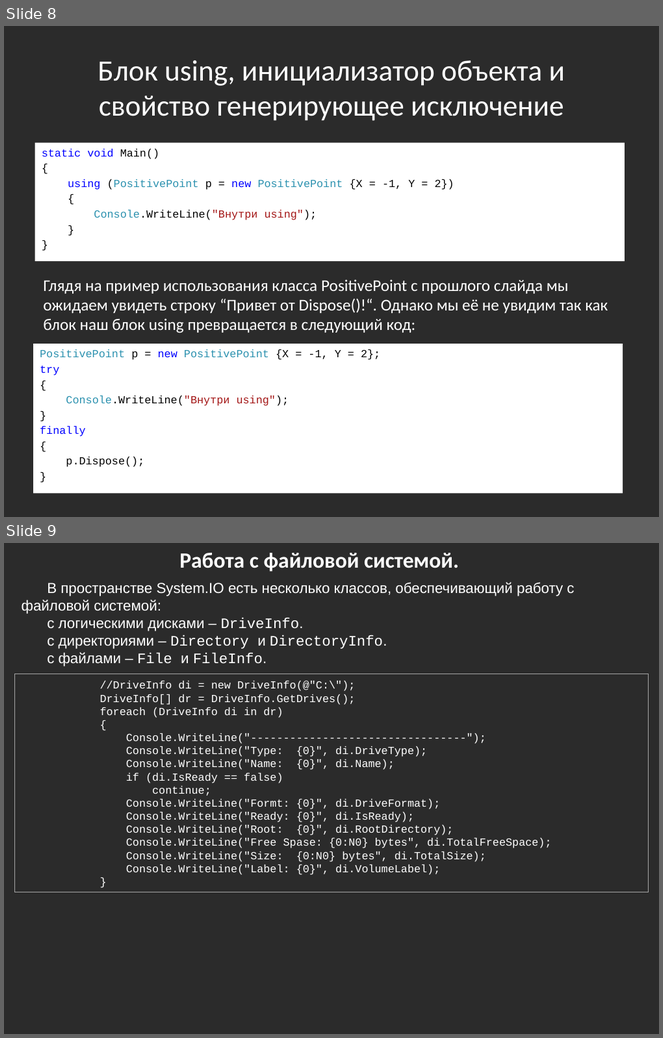
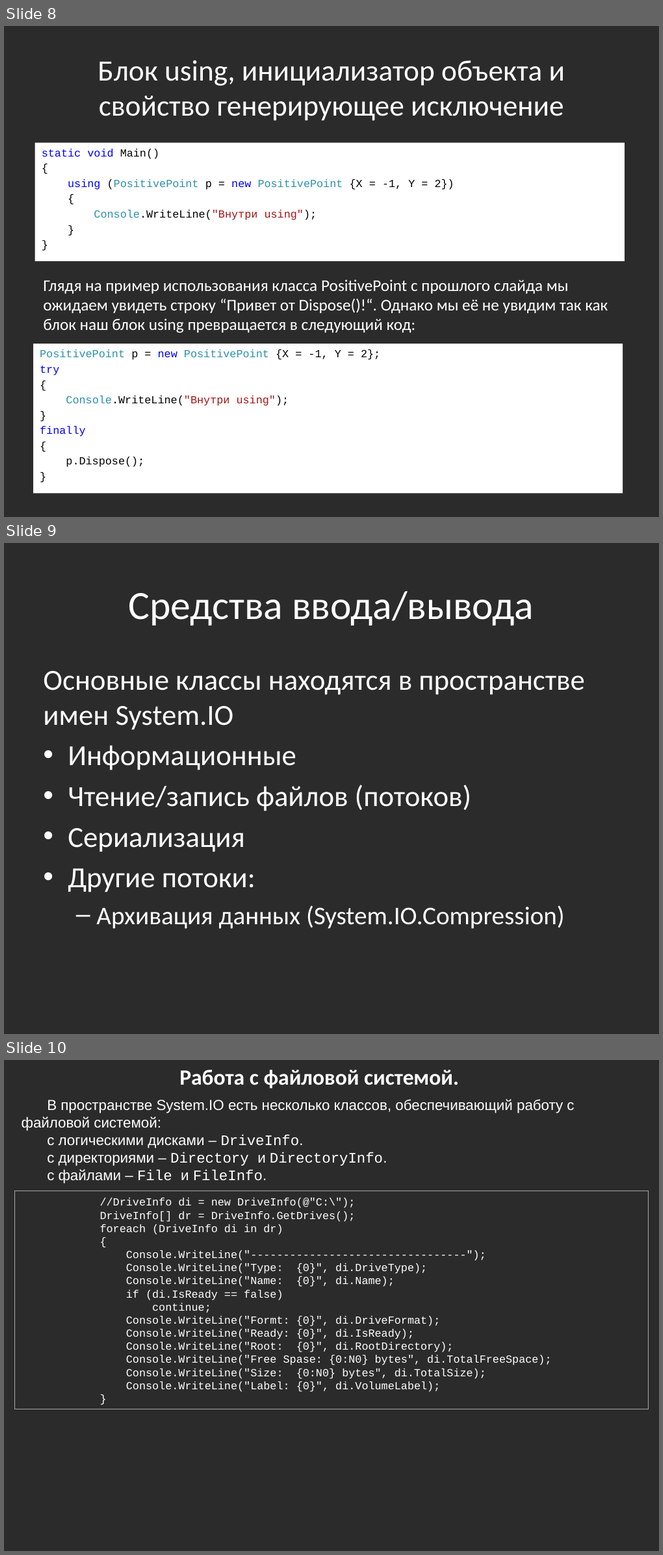
Before and after one commit to bazile/Training, a slide deck: Presentation/lesson-04-io.pptx. Shown one above the other, each under a label of ours: slides 8 and 9 before the commit, slides 8, 9 and 10 after it. The pictures are 663x1038 and 663x1555 pixels, drawn with LibreOffice and Linux fonts; fonts in the diff are those of the drawing; background and template pictures are left out; a plain dark background stands for a picture behind light text. Boxes give left, top, right and bottom in pixels: in the first picture for what was removed or moved away, otherwise in the second. Text is boxed around its words. In the diff, an @@ line names an element or a change of style, - is before the commit and + after.

```diff
--- a/Presentation/lesson-04-io.pptx
+++ b/Presentation/lesson-04-io.pptx
@@ slide 9 added at [4, 543, 659, 1034], background picture (left out) @@
@@ title added at [129, 591, 534, 626], 44 pt, text #FFFFFF @@
+Средства ввода/вывода
@@ text added at [43, 671, 585, 929], 32 pt, text #FFFFFF @@
+Основные классы находятся в пространстве имен System.IO
+• Информационные
+• Чтение/запись файлов (потоков)
+• Сериализация
+• Другие потоки:
+  – Архивация данных (System.IO.Compression)
@@ what was slide 9 is now slide 10 @@
```
Also in this commit, not shown: 2 slides changed.
